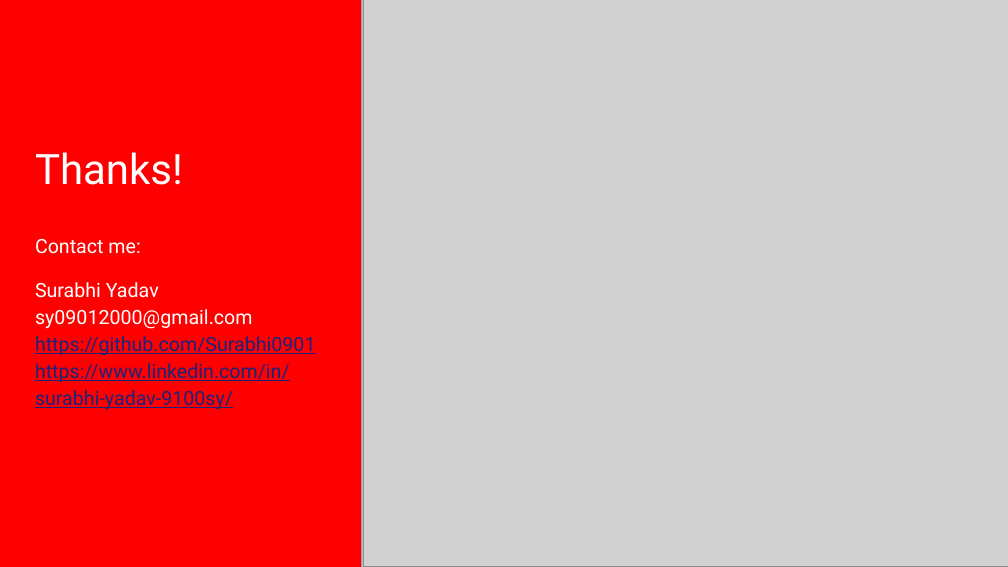
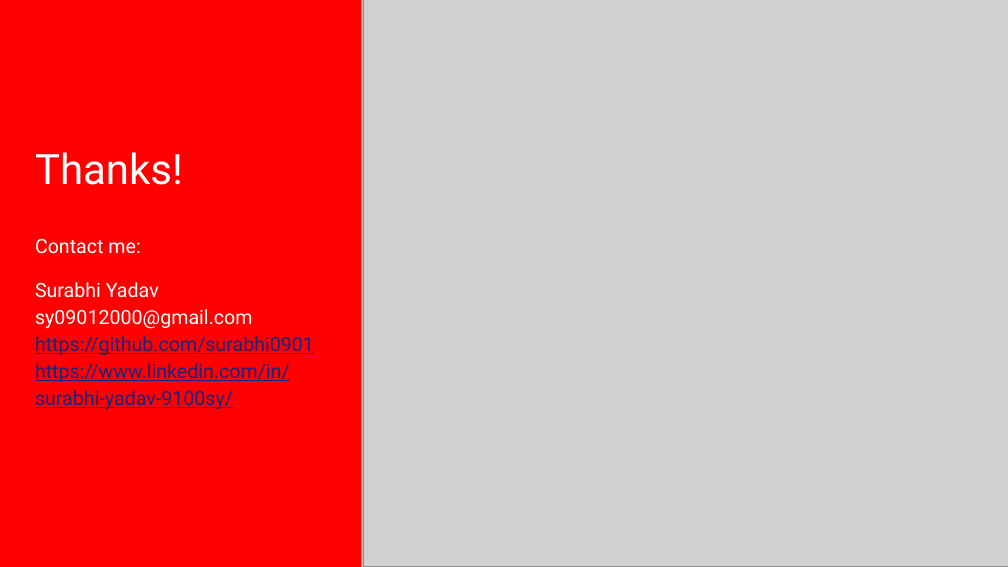
Before and after one commit to Surabhi0901/YouTube-Data-Harvesting-and-Warehousing-using-SQL-and-Streamlit, a slide deck: slide 12 of project-overview.pptx. Drawn at 1008x567 pixels with LibreOffice and Linux fonts; fonts in the diff are those of the drawing; grey boxes stand for pictures. Boxes give left, top, right and bottom in pixels: in the first picture for what was removed or moved away, otherwise in the second. Text is boxed around its words. In the diff, an @@ line names an element or a change of style, - is before the commit and + after.

```diff
--- a/project-overview.pptx
+++ b/project-overview.pptx
@@ text at bbox=[35, 336, 314, 355]: text changed @@
-https://github.com/Surabhi0901
+https://github.com/surabhi0901
```
